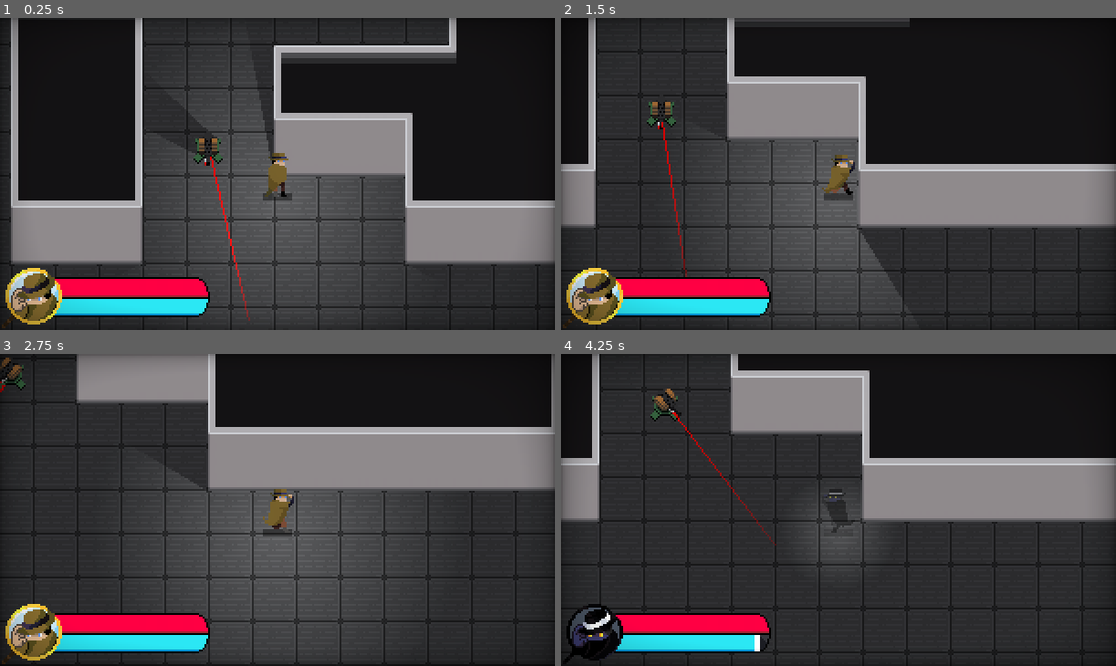
Above: before the commit, frames 1-4 (two rows, left to right).
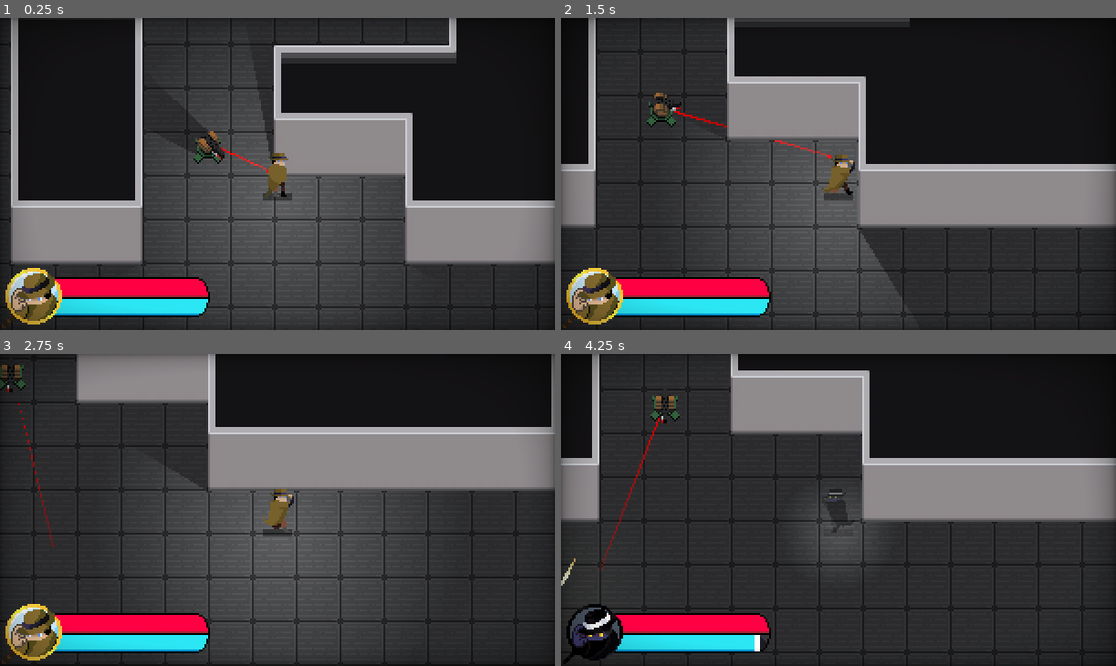
Above: after the commit, the same moments.

Repository: Cabidge/SGD1
Game: Godot game, scene res://assets/Main.tscn
Two runs of this game, one before a commit and one after it. Both use one fixed random seed, a clock stepped at 60 frames per second and the inputs below. The engine's default icon, where the game draws it, is replaced by a stand-in: a white triangle on a blue panel in a dark square.
Inputs (mouse positions are in pixels of both pictures, inside the frame that each line leads up to):
- Up to frame 1 (0.25 s): no input
- Up to frame 2 (1.5 s): move the mouse to (960, 158) at 0.52 s; press the mouse at (960, 158) at 0.53 s; hold D (move_right) 0.53-1.28 s; tap Space (ui_select) at 0.77, 0.8, 1.07, 1.35 s; move the mouse to (727, 189) at 1.27 s; release the mouse at (727, 189) at 1.28 s; hold S (move_down) from 1.28 s (still down)
- Up to frame 3 (2.75 s): tap Space (ui_select) at 1.52, 1.82, 2.3 s; click (166, 525) at 1.55 s; move the mouse to (333, 441) at 2.02 s; release S (move_down) at 2.03 s; press the mouse at (333, 441) at 2.03 s; hold D (move_right) from 2.03 s (still down)
- Up to frame 4 (4.25 s): move the mouse to (810, 572) at 2.77 s; release D (move_right) at 2.78 s; release the mouse at (810, 572) at 2.78 s; hold W (move_up) 2.78-3.53 s; right-click (810, 572) at 2.85 s; tap Space (ui_select) at 3.02, 3.32, 3.77, 3.8, 4.07 s; click (810, 572) at 3.05 s; move the mouse to (1005, 556) at 3.52 s; press the mouse at (1005, 556) at 3.53 s; hold A (move_left) from 3.53 s (still down)

The runs differ from the first frame. In frame 1, 0.5% of the frame differs, in the area x 35-49%, y 36-98%; in frame 2, 0.5%; in frame 3, 0.3%; in frame 4, 0.6%, in the area x 0-39%, y 11-75%.

Commit message:
Fixed issues with laser and tweaked sight for turret

Diff:
--- a/assets/Main.tscn
+++ b/assets/Main.tscn
@@ -249,8 +249,7 @@
 } ]
 0/z_index = 0
 
-[sub_resource type="Animation" id=35]
-resource_name = "Transition"
+[sub_resource type="Animation" id=36]
 length = 0.5
 tracks/0/type = "value"
 tracks/0/path = NodePath(".:value")
@@ -268,8 +267,8 @@
 [node name="Main" type="Node"]
 
 [node name="Floor" type="TileMap" parent="."]
-z_index = -2
-tile_set = SubResource( 1 )
+z_index = -4
+tile_set = SubResource( 35 )
 cell_size = Vector2( 24, 24 )
 format = 1
 tile_data = PoolIntArray( 0, 0, 0, 1, 0, 0, 2, 0, 0, 3, 0, 0, 4, 0, 0, 5, 0, 0, 6, 0, 0, 7, 0, 0, 8, 0, 0, 9, 0, 0, 10, …(12209 unchanged characters)…
@@ -396,7 +395,7 @@
 }
 
 [node name="AnimationPlayer" type="AnimationPlayer" parent="CanvasLayer/UI/Vitals/Portrait"]
-anims/Transition = SubResource( 35 )
+anims/Transition = SubResource( 36 )
 
 [node name="CRT" type="ColorRect" parent="CanvasLayer"]
 material = ExtResource( 5 )
--- a/assets/player/Player.tscn
+++ b/assets/player/Player.tscn
@@ -338,7 +338,7 @@
 height = 12.0
 
 [node name="Player" type="KinematicBody2D"]
-collision_layer = 32
+collision_layer = 0
 collision_mask = 5
 script = ExtResource( 2 )
 
@@ -410,12 +410,12 @@
 shadow_color = Color( 0, 0, 0, 1 )
 
 [node name="Body" type="StaticBody2D" parent="."]
-visible = false
-position = Vector2( 0, -12 )
-collision_layer = 2
+position = Vector2( 0, -10 )
+collision_layer = 34
 collision_mask = 0
 
 [node name="CollisionShape2D" type="CollisionShape2D" parent="Body"]
+position = Vector2( 0, -2 )
 shape = SubResource( 56 )
 [connection signal="animation_finished" from="Sprite" to="Sprite" method="_on_Sprite_animation_finished"]
 [connection signal="tween_all_completed" from="Pivot/Trail/Tween" to="Pivot/Trail" method="_on_Tween_tween_all_completed"]
--- a/assets/projectiles/bullet/Bullet.tscn
+++ b/assets/projectiles/bullet/Bullet.tscn
@@ -10,12 +10,12 @@
 
 [sub_resource type="Gradient" id=2]
 offsets = PoolRealArray( 0, 0.2891, 0.322275, 1 )
-colors = PoolColorArray( 0.958412, 0.693304, 0.18719, 1, 0.945313, 0.761258, 0.409882, 1, 0.976563, 0.971943, 0.858307, 1, 1, 0.990234, 0.75, 1 )
+colors = PoolColorArray( 0.956863, 0.694118, 0.188235, 0.678431, 0.945313, 0.761258, 0.409882, 1, 0.976563, 0.971943, 0.858307, 1, 1, 0.990234, 0.75, 1 )
 
 [node name="Bullet" instance=ExtResource( 1 )]
 collision_layer = 0
 script = ExtResource( 3 )
-speed = 280.0
+speed = 800.0
 
 [node name="Trail" type="Node" parent="." index="1"]
 script = ExtResource( 2 )
--- a/assets/turret/Laser.gd
+++ b/assets/turret/Laser.gd
@@ -13,12 +13,12 @@
 
 func _physics_process(_delta):
 	var p = raycast.cast_to
-	raycast.force_raycast_update()
+#	raycast.force_raycast_update()
 
 	if raycast.is_colliding():
 		p = raycast.get_collision_point() - global_position
 		point.position = p
-	point.visible = raycast.is_colliding() and (raycast.position - p).length() > 1
+	point.visible = raycast.is_colliding() #and (raycast.position - p).length() > 1
 
 	set_point_position(1, p)
 
--- a/assets/turret/Turret.gd
+++ b/assets/turret/Turret.gd
@@ -11,16 +11,21 @@
 
 var scanning = false
 
+var player : KinematicBody
+
 onready var sprite = $Sprite
 onready var laser = $Laser
+onready var sight = $Sight
 
 onready var tween = $Tween
+
+onready var los = $LineOfSight
 
 func _ready():
 	set_angle(central_angle)
 
 func _input(event):
-	if event.is_action_pressed("attack"):
+	if event.is_action_pressed("ui_select"):
 		fire()
 
 
@@ -51,14 +56,22 @@
 
 	sprite.angle = angle
 	laser.angle = angle
+	sight.rotation = angle + PI
 
 
 func fire():
 	var bullet = bullet_scene.instance()
-	bullet.position = global_position + Vector2.LEFT.rotated(angle) * 8
+	bullet.position = global_position + Vector2.LEFT.rotated(angle) * 4 + Vector2.UP * 4
 	get_parent().add_child(bullet)
 	bullet.fire_at_angle(angle)
 
 	sprite.fire = true
 	yield(get_tree().create_timer(0.1),"timeout")
 	sprite.fire = false
+
+func can_see(body : PhysicsBody2D):
+	los.cast_to = body.global_position - los.global_position
+	los.force_raycast_update()
+	if los.is_colliding():
+		return los.get_collider() == body
+	return false
--- a/assets/turret/Turret.tscn
+++ b/assets/turret/Turret.tscn
@@ -17,8 +17,11 @@
 polygon = PoolVector2Array( -6, -4, -6, 3, -3, 5, 3, 5, 6, 3, 6, -4, 3, -6, -3, -6 )
 
 [sub_resource type="CapsuleShape2D" id=4]
-radius = 14.0
-height = 88.0
+radius = 19.0
+height = 82.0
+
+[sub_resource type="CircleShape2D" id=5]
+radius = 36.6879
 
 [node name="Turret" type="Node2D"]
 script = ExtResource( 3 )
@@ -28,17 +31,19 @@
 
 [node name="Laser" type="Line2D" parent="."]
 position = Vector2( 0, -3 )
-z_index = 1
+z_index = -1
 width = 1.0
 default_color = Color( 1, 0, 0, 1 )
 gradient = SubResource( 1 )
 script = ExtResource( 4 )
 
 [node name="RayCast2D" type="RayCast2D" parent="Laser"]
+enabled = true
 collision_mask = 3
 
 [node name="Point" type="Polygon2D" parent="Laser"]
 visible = false
+z_index = 1
 color = Color( 1, 0, 0, 0.729412 )
 polygon = PoolVector2Array( -1, -1, -1, 1, 1, 1, 1, -1 )
 
@@ -64,10 +69,18 @@
 [node name="Tween" type="Tween" parent="."]
 
 [node name="Sight" type="Area2D" parent="."]
+visible = false
 collision_layer = 0
 collision_mask = 32
 
 [node name="CollisionShape2D" type="CollisionShape2D" parent="Sight"]
-position = Vector2( 0, 40 )
+position = Vector2( 42, 0 )
+rotation = 1.5708
 shape = SubResource( 4 )
+
+[node name="CollisionShape2D2" type="CollisionShape2D" parent="Sight"]
+shape = SubResource( 5 )
+
+[node name="LineOfSight" type="RayCast2D" parent="."]
+collision_mask = 3
 [connection signal="tween_all_completed" from="Tween" to="." method="_on_Tween_tween_all_completed"]
--- a/assets/turret/TurretSM.gd
+++ b/assets/turret/TurretSM.gd
@@ -1,4 +1,6 @@
 extends StateMachine
+
+var player : PhysicsBody2D
 
 onready var sight = parent.get_node("Sight") as Area2D
 
@@ -10,15 +12,17 @@
 func _state_logic(delta):
 	match state:
 		states.alert:
-			pass
+			parent.angle = lerp_angle(parent.angle, angle_to_player(), 0.25)
 
 func _transition(delta):
 	match state:
 		states.scan:
 			if sight.get_overlapping_bodies().size() > 0:
-				return states.alert
+				player = sight.get_overlapping_bodies()[0]
+				if parent.can_see(player):
+					return states.alert
 		states.alert:
-			if sight.get_overlapping_bodies().size() == 0:
+			if sight.get_overlapping_bodies().size() == 0 or !parent.can_see(player):
 				return states.scan
 
 func _enter(new, _old):
@@ -30,3 +34,7 @@
 	match old:
 		states.scan:
 			parent.scan_stop()
+
+
+func angle_to_player():
+	return parent.global_position.angle_to_point(player.global_position)
Not shown: 1 places in assets/Main.tscn that only renumber resources
Not shown: 1 places in assets/turret/Turret.tscn that only renumber resources
